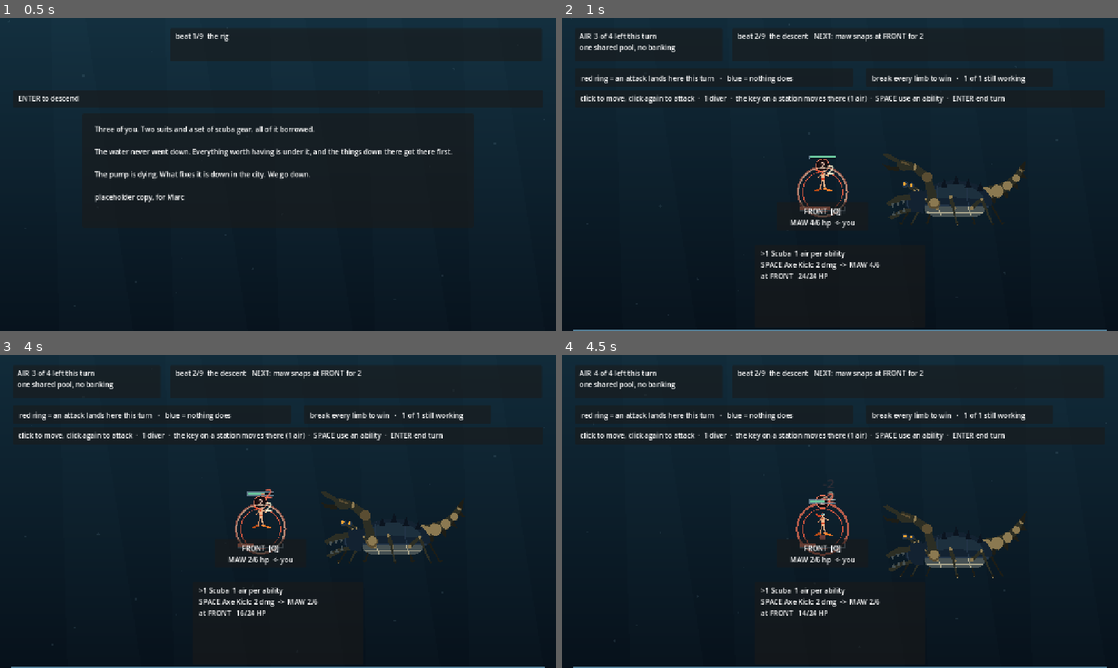
Above: before the commit, frames 1-4 (two rows, left to right).
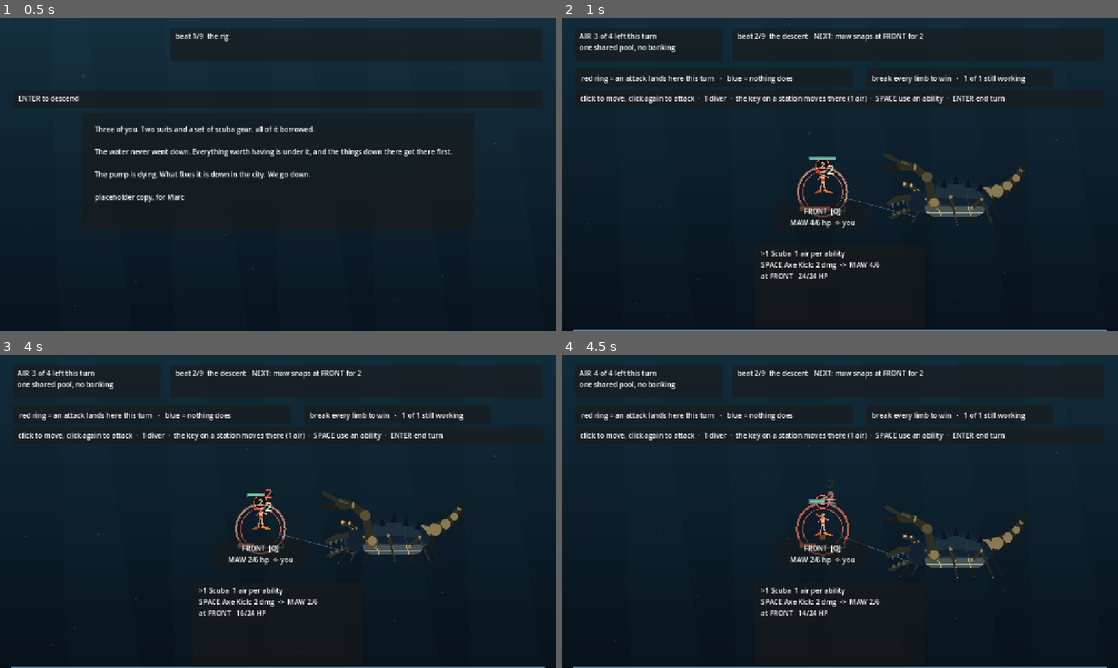
Above: after the commit, the same moments.

Repository: ImmortalDemonGod/salvage
Game: Godot game, scene res://game/main.tscn
Two runs of this game, one before a commit and one after it. Both use one fixed random seed, a clock stepped at 60 frames per second and the inputs below.
Inputs (mouse positions are in pixels of both pictures, inside the frame that each line leads up to):
- Up to frame 1 (0.5 s): no input
- Up to frame 2 (1 s): tap Enter at 0.5 s; move the mouse to (962, 158) at 0.52 s; hold W from 0.53 s (still down); tap 1 at 0.6 s; click (962, 158) at 0.67 s; tap Space at 0.77 s
- Up to frame 3 (4 s): release W at 1.25 s; tap Enter every 0.75 s from 1.25 to 3.5 s; drag from (166, 527) to (250, 574) at 1.27 s; move the mouse to (333, 442) at 2.02 s; hold W 2.03-2.75 s; tap 3 at 2.1 s; drag from (250, 574) to (111, 464) at 2.77 s; move the mouse to (444, 558) at 3.52 s; tap Q at 3.6 s; tap Space at 3.77 s
- Up to frame 4 (4.5 s): tap Enter at 4.25 s; drag from (673, 464) to (756, 433) at 4.27 s

Frame 1 is identical in both runs. In frame 2, 0.2% of the frame differs, in the area x 44-64%, y 44-64%; in frame 3, 0.1%; in frame 4, less than 0.1%.

Commit message:
each ability moves like the thing it does
The last prototype's defect ledger, entry 2, reads "all six abilities
played one shared nudge". This build added motion two commits ago and
re-shipped exactly that: every hit drew the same lunge whichever ability
fired.

Now each kind moves like what it is. A step attack commits into a long
lunge because it is about to move. A wide attack rings the neighbours it
spills onto. A disabler does not swing at all: it reaches out and holds,
and the limb rings shut in blue.

The ledger's prescribed fix was an invariant rather than a note, so
verify/door.gd carries it: an ability kind with no motion of its own falls
through to the default and is a finding. It took two goes to make it real.
The first version searched everything after the HIT arm, which swept in
the card-text builder that names the same kinds for a different purpose,
and it passed a deliberate sabotage. Bounded to the arm itself, the same
sabotage fails it by name.

Also: the station rings floated in open water with nothing inside them,
which a reviewer read as collision volumes left visible. Each one is
tethered to the body it belongs to, because "the limb IS the position" is
the whole design and the drawing was not saying so.

Diff:
--- a/game/fx.gd
+++ b/game/fx.gd
@@ -71,6 +71,10 @@
 			var k: float = e.k()
 			var f: float = sin(k * PI)
 			off += (e.to - e.at).normalized() * 26.0 * f
+		elif e.kind == "press":
+			# a disabler does not swing: it reaches out and holds
+			var kp: float = e.k()
+			off += (e.to - e.at).normalized() * 14.0 * min(1.0, kp * 4.0) * (1.0 - kp * kp)
 		elif e.kind == "recoil":
 			var k2: float = e.k()
 			off += (e.to - e.at).normalized() * 18.0 * (1.0 - k2) * sin(k2 * PI * 3.0)
--- a/game/main.gd
+++ b/game/main.gd
@@ -313,12 +313,34 @@
 		var n := _amount(line)
 		match ev:
 			SfxEvents.Kind.HIT:
-				# a diver struck a limb: lunge at it, flash it, count it
+				# a diver struck a limb: move like the ability it was
 				if who >= 0 and lb >= 0:
 					var a: Vector2 = diver_foot(combat.divers[who])
-					fx.add("lunge", 0.34, a, _limb_at(lb), "", DEALT, who)
-					fx.add("flash", 0.36, _limb_at(lb), Vector2.ZERO, "", DEALT, -1, lb)
-					fx.add("float", 0.95, _limb_at(lb) + Vector2(0, -30), Vector2.ZERO, "-%d" % n, DEALT)
+					var tgt: Vector2 = _limb_at(lb)
+					var kind := ""
+					for ab in combat.divers[who].kit:
+						if line.find(String(ab.name)) >= 0:
+							kind = String(ab.kind)
+					match kind:
+						"hit_and_step":
+							# it hits and then moves: a long committed lunge
+							fx.add("lunge", 0.52, a, tgt, "", DEALT, who)
+						"hit_wide":
+							# it spills onto the neighbours, so ring them too
+							fx.add("lunge", 0.30, a, tgt, "", DEALT, who)
+							for st2 in combat.neighbours(int(combat.divers[who].station)):
+								var lb2: int = combat.STATION_LIMB[int(st2)]
+								if lb2 >= 0:
+									fx.add("flash", 0.40, place(int(st2)), Vector2.ZERO, "", DEALT, -1, lb2)
+						"shut":
+							# no swing: a held press, and the limb rings shut
+							fx.add("press", 0.44, a, tgt, "", Color(0.55, 0.78, 0.95), who)
+							fx.add("ring", 0.52, tgt, Vector2.ZERO, "", Color(0.55, 0.78, 0.95), -1, lb)
+						_:
+							fx.add("lunge", 0.30, a, tgt, "", DEALT, who)
+					fx.add("flash", 0.36, tgt, Vector2.ZERO, "", DEALT, -1, lb)
+					if n > 0:
+						fx.add("float", 0.95, tgt + Vector2(0, -30), Vector2.ZERO, "-%d" % n, DEALT)
 					fx.kick(0.10 + 0.02 * n)
 			SfxEvents.Kind.TAKE:
 				# the enemy reached a station. THIS is the one that read as
@@ -984,9 +1006,20 @@
 	# broken or absent. This is the map changing, drawn.
 	if combat == null:
 		return
+	var ap0: Array = combat.enc.art.pos
+	var body: Vector2 = Vector2(float(ap0[0]), float(ap0[1])) + Vector2(0, 150) + fx.body_offset()
 	for i in range(5):
 		if not combat.station_open(i):
 			continue
+		# a tether from the station to the creature, so the ring reads as a
+		# part of the thing rather than a circle drawn near it
+		if combat.STATION_LIMB[i] >= 0:
+			var pc: Vector2 = place(i)
+			var dirb: Vector2 = (body - pc)
+			if dirb.length() > 60.0:
+				var nb: Vector2 = dirb.normalized()
+				draw_line(pc + nb * 48.0, pc + nb * (dirb.length() * 0.72),
+					Color(0.62, 0.72, 0.78, 0.34), 2.0)
 		var col := Color(0.25, 0.55, 0.6)
 		if i in combat.threatened_stations():
 			col = Color(0.85, 0.35, 0.25)
--- a/verify/door.gd
+++ b/verify/door.gd
@@ -130,6 +130,37 @@
 			if not bound.has(fn):
 				fail("VERIFIER DRIVES AN UNBOUND DOOR: %s calls scene.%s() and no key reaches it, so it is not testing what a player does" % [path.get_file(), fn])
 
+	# --- 5. every ability KIND has motion of its own ---------------------
+	# The last project's defect ledger, entry 2: "all six abilities played
+	# one shared nudge", and its prescribed fix was an invariant, not a
+	# note. This build added motion and re-shipped the same defect, so the
+	# invariant gets built this time: a kind with no branch of its own falls
+	# through to the default and moves like everything else.
+	var kinds: Array = []
+	for enc_id2 in Content.ALL.keys():
+		var probe2 := Combat.new(String(enc_id2))
+		for d2 in probe2.divers:
+			for ab in d2.kit:
+				var kd := String(ab.kind)
+				if not (kd in kinds):
+					kinds.append(kd)
+	# bound the region to the HIT arm itself. Taking everything AFTER it
+	# swept in the card-text builder, which names the same kinds for a
+	# different purpose, and the check passed a deliberate sabotage.
+	var motion := main.split("SfxEvents.Kind.HIT:")
+	var arm := ""
+	if motion.size() > 1:
+		arm = String(motion[1]).split("SfxEvents.Kind.TAKE:")[0]
+	if arm.strip_edges() == "":
+		fail("NO MOTION ARM FOUND in game/main.gd -- this check is asleep")
+	var covered: Array = []
+	for kd2 in kinds:
+		if arm.find("\"%s\"" % kd2) >= 0:
+			covered.append(kd2)
+		elif kd2 != "hit":
+			fail("ABILITY MOVES LIKE EVERY OTHER: kind '%s' has no motion of its own, so it falls through to the default nudge" % kd2)
+	print("motion     %d ability kind(s), %d with motion of their own" % [kinds.size(), covered.size()])
+
 	print("door       %d key(s) mapped, %d ability slot(s) bound, widest kit %d" % [map.size(), slots.size(), widest])
 	_done()
 
